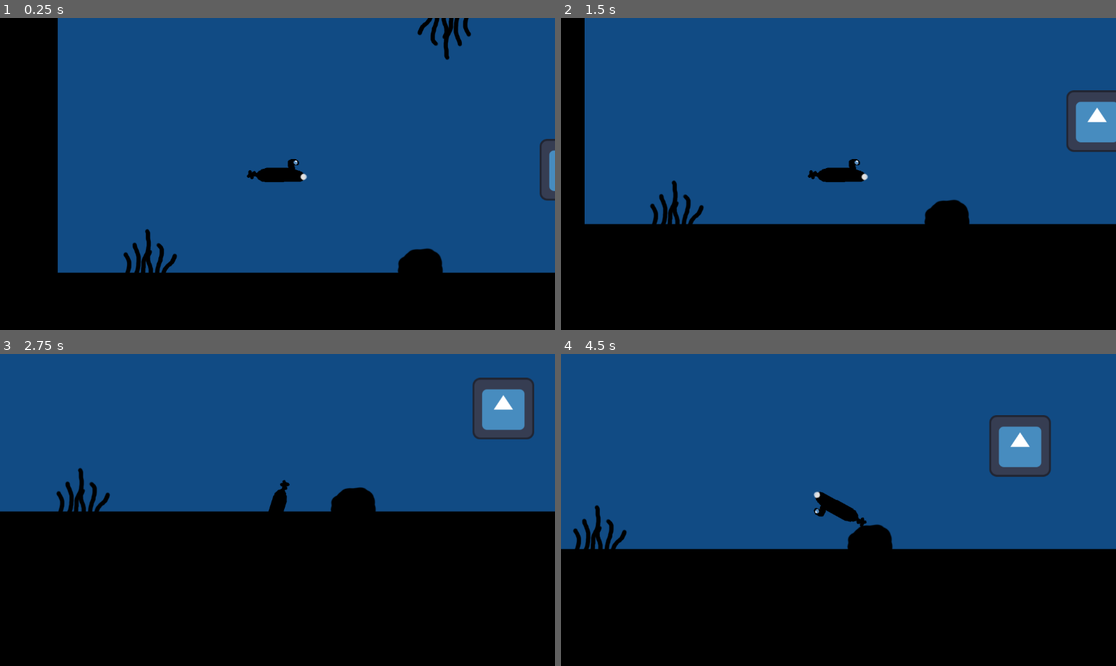
Above: before the commit, frames 1-4 (two rows, left to right).
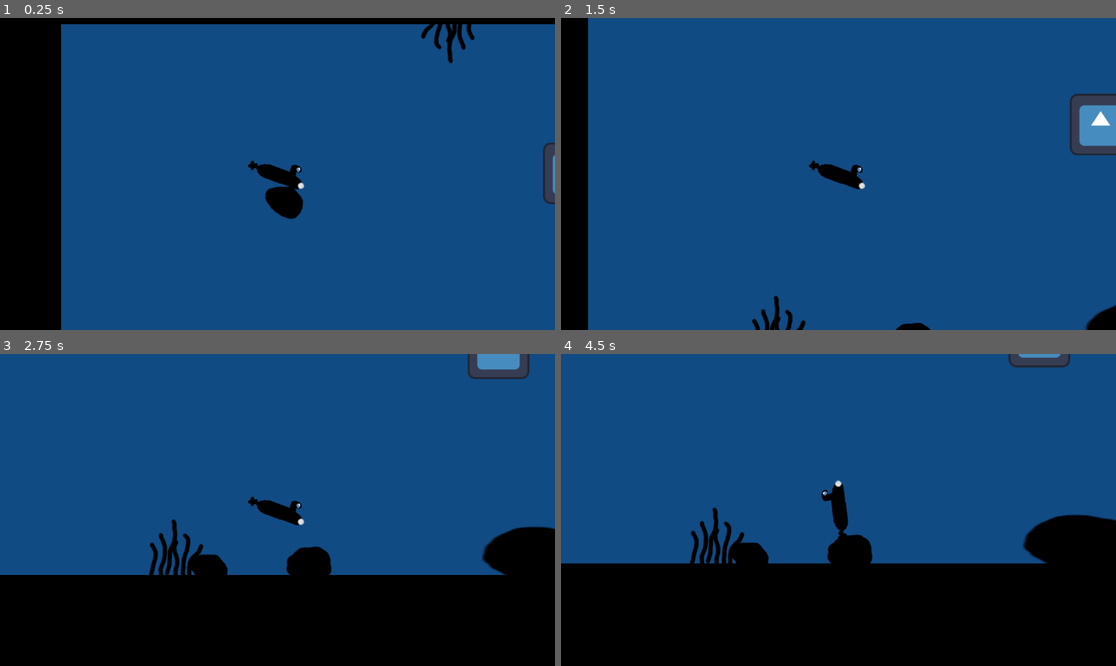
Above: after the commit, the same moments.

Repository: EddieRowe/godot-wild-jam-82
Game: Godot game, scene res://levels/level_1.tscn
Same seed, same stepped clock (60 frames per second), same inputs: the game is played once before the commit and once after it. The engine's default icon, where the game draws it, is replaced by a stand-in: a white triangle on a blue panel in a dark square.
Inputs:
- Up to frame 1 (0.25 s): no input
- Up to frame 2 (1.5 s): hold Right (ui_right) 0.53-1.28 s; hold Left (ui_left) from 1.28 s (still down)
- Up to frame 3 (2.75 s): release Left (ui_left) at 2.03 s; hold Right (ui_right) from 2.03 s (still down)
- Up to frame 4 (4.5 s): release Right (ui_right) at 2.78 s; hold Up (ui_up) 2.78-3.53 s; hold Left (ui_left) from 3.53 s (still down)

The runs differ from the first frame. In frame 1, 21% of the frame differs, in the area x 10-100%, y 0-100%; in frame 2, 34%, in the area x 4-100%, y 0-100%; in frame 3, 22%; in frame 4, 9.6%.

Commit message:
level 1 stuff

Diff:
--- a/levels/level_1.tscn
+++ b/levels/level_1.tscn
@@ -1,24 +1,26 @@
-[gd_scene load_steps=8 format=3 uid="uid://cnep5qop4e823"]
+[gd_scene load_steps=10 format=3 uid="uid://cnep5qop4e823"]
 
 [ext_resource type="PackedScene" uid="uid://cphyt7srqwafr" path="res://prefabs/Player.tscn" id="1_vn7o3"]
 [ext_resource type="Script" uid="uid://dgvltd8eyaevh" path="res://scripts/obstacle.gd" id="2_bt44k"]
 [ext_resource type="Texture2D" uid="uid://b75ada0rusxps" path="res://icon.svg" id="2_jirdo"]
 [ext_resource type="PackedScene" uid="uid://psx14rlat6ij" path="res://prefabs/kelp.tscn" id="4_kx6l7"]
 [ext_resource type="PackedScene" uid="uid://vv3icacjpd3r" path="res://prefabs/rock_1.tscn" id="5_n46q3"]
+[ext_resource type="PackedScene" uid="uid://b0nb7h0j6rv8h" path="res://prefabs/rock_2.tscn" id="6_btoec"]
+[ext_resource type="Texture2D" uid="uid://63lb0xappwn4" path="res://art/rock2_placeholder.png" id="7_gwceb"]
 
 [sub_resource type="CircleShape2D" id="CircleShape2D_vn7o3"]
 radius = 61.0737
 
 [sub_resource type="RectangleShape2D" id="RectangleShape2D_bt44k"]
-size = Vector2(2360, 118.5)
+size = Vector2(6838.09, 118.5)
 
 [node name="Level1" type="Node2D"]
 
 [node name="ColorRect" type="ColorRect" parent="."]
 offset_left = -303.0
 offset_top = -278.0
-offset_right = 2434.0
-offset_bottom = 660.0
+offset_right = 5783.0
+offset_bottom = 745.0
 color = Color(0.0666667, 0.294118, 0.517647, 1)
 
 [node name="Player" parent="." instance=ExtResource("1_vn7o3")]
@@ -44,14 +46,14 @@
 script = ExtResource("2_bt44k")
 
 [node name="CollisionShape2D" type="CollisionShape2D" parent="Boundaries/BOUNDARYRigidBody2D"]
-position = Vector2(618, -10)
+position = Vector2(1871.95, -10)
 shape = SubResource("RectangleShape2D_bt44k")
 
 [node name="ColorRect" type="ColorRect" parent="Boundaries/BOUNDARYRigidBody2D"]
 offset_left = -554.0
 offset_top = -675.0
-offset_right = 1802.0
-offset_bottom = 46.0
+offset_right = 5303.0
+offset_bottom = 56.0
 color = Color(0, 0, 0, 1)
 
 [node name="BOUNDARYRigidBody2D3" type="RigidBody2D" parent="Boundaries" groups=["Obstacle"]]
@@ -77,24 +79,35 @@
 script = ExtResource("2_bt44k")
 
 [node name="CollisionShape2D" type="CollisionShape2D" parent="Boundaries/BOUNDARYRigidBody2D2"]
-position = Vector2(638, -10)
+position = Vector2(2947, 238)
 shape = SubResource("RectangleShape2D_bt44k")
 
 [node name="ColorRect2" type="ColorRect" parent="Boundaries/BOUNDARYRigidBody2D2"]
-offset_left = -549.0
-offset_top = -77.0
-offset_right = 1784.0
-offset_bottom = 750.0
+offset_left = -555.0
+offset_top = 180.0
+offset_right = 5289.0
+offset_bottom = 1001.0
 color = Color(0, 0, 0, 1)
 
 [node name="Obstacles" type="Node2D" parent="."]
 
 [node name="Kelp" parent="." instance=ExtResource("4_kx6l7")]
-position = Vector2(138, 463)
+position = Vector2(342, 695)
 
 [node name="Kelp2" parent="." instance=ExtResource("4_kx6l7")]
 position = Vector2(756, -28)
 rotation = -3.14159
 
 [node name="Rock1" parent="." instance=ExtResource("5_n46q3")]
-position = Vector2(699, 467)
+position = Vector2(617, 715)
+
+[node name="Rock2" parent="." instance=ExtResource("6_btoec")]
+
+[node name="Rock2Placeholder" type="Sprite2D" parent="."]
+position = Vector2(1139, 703)
+rotation = -3.12787
+scale = Vector2(4.33838, 1.87647)
+texture = ExtResource("7_gwceb")
+
+[node name="Rock3" parent="." instance=ExtResource("6_btoec")]
+position = Vector2(1122, 680)
--- /dev/null
+++ b/prefabs/rock_2.tscn
@@ -0,0 +1,19 @@
+[gd_scene load_steps=4 format=3 uid="uid://b0nb7h0j6rv8h"]
+
+[ext_resource type="Script" uid="uid://dgvltd8eyaevh" path="res://scripts/obstacle.gd" id="1_xjy3g"]
+[ext_resource type="Texture2D" uid="uid://63lb0xappwn4" path="res://art/rock2_placeholder.png" id="2_v8g58"]
+
+[sub_resource type="CapsuleShape2D" id="CapsuleShape2D_6t3s7"]
+radius = 19.0
+height = 38.0
+
+[node name="Rock2" type="RigidBody2D" groups=["Obstacle"]]
+script = ExtResource("1_xjy3g")
+
+[node name="CollisionShape2D" type="CollisionShape2D" parent="."]
+position = Vector2(410, 285)
+shape = SubResource("CapsuleShape2D_6t3s7")
+
+[node name="Sprite2D" type="Sprite2D" parent="."]
+position = Vector2(408, 296)
+texture = ExtResource("2_v8g58")
Binary file added: art/rock2_placeholder.png
Not shown, added: art/rock2_placeholder.png.import
Binary file added: art/rock3_placeholder.png
Not shown, added: art/rock3_placeholder.png.import
Binary file added: art/stalactite_placeholder.png
Not shown, added: art/stalactite_placeholder.png.import
